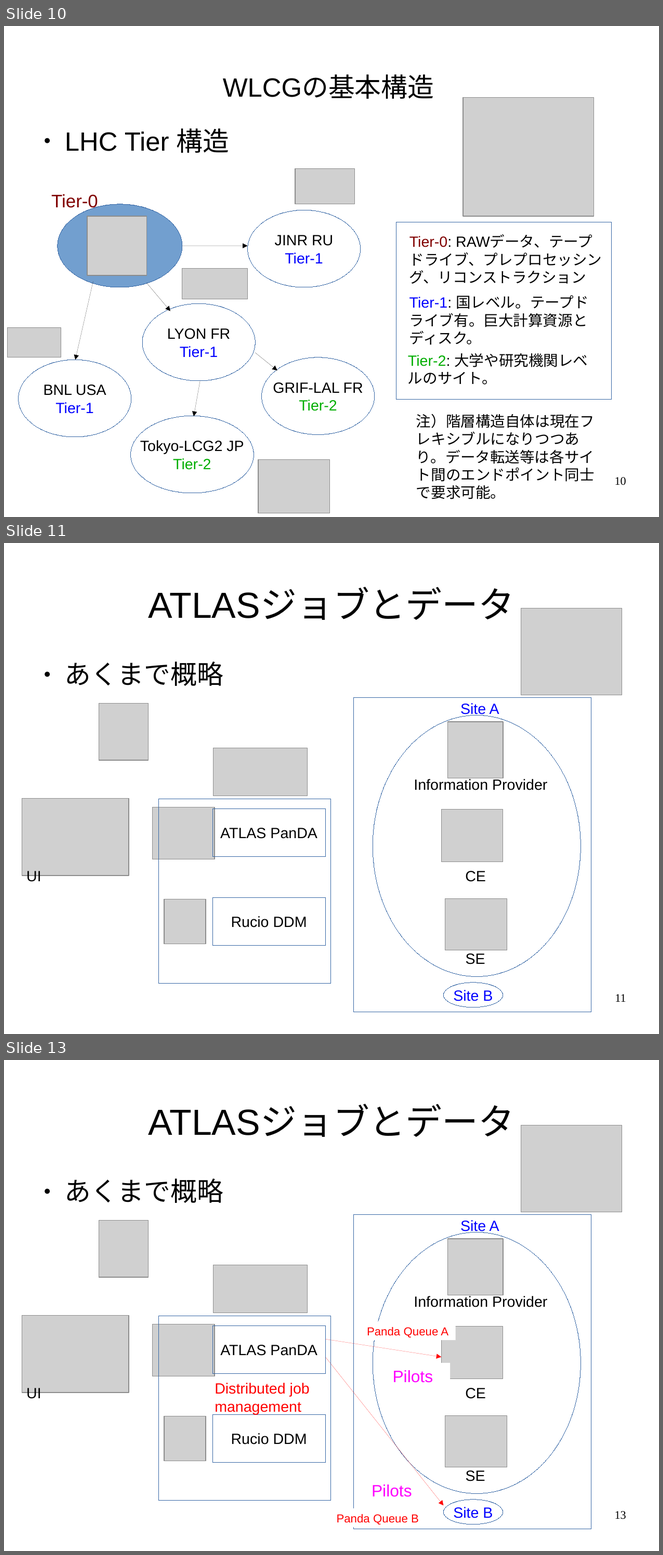
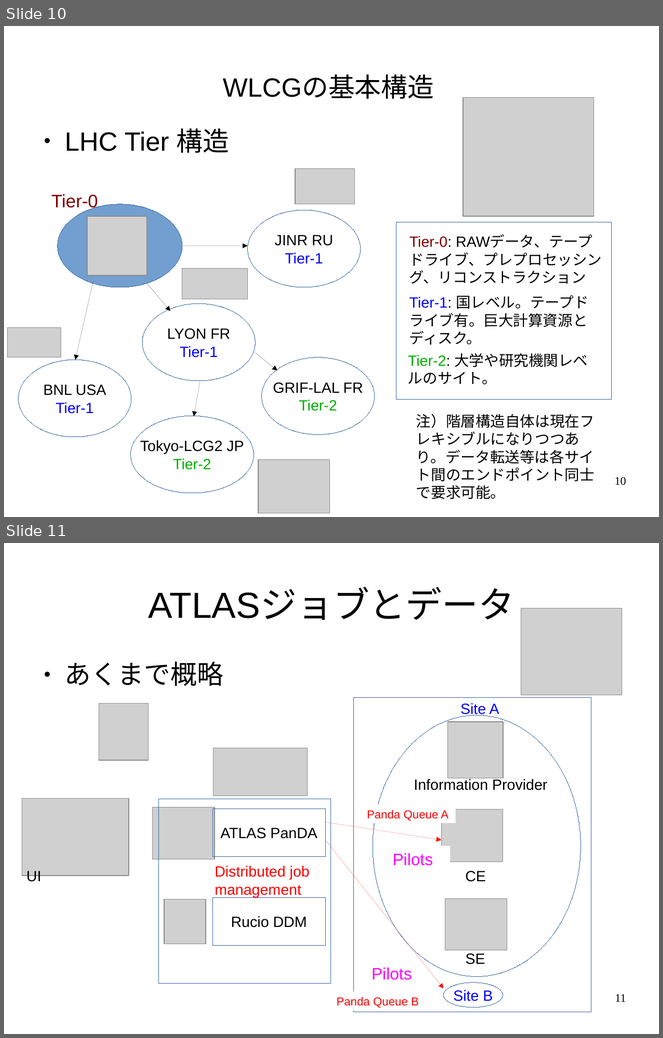
Before and after one commit to GenKawamura/2016-ATLAS-Japan-computing-tutorial, a slide deck: slides/odp/job_management.odp. Shown one above the other, each under a label of ours: slides 10, 11 and 13 before the commit, slides 10 and 11 after it; the slides between them are not shown. The pictures are 663x1555 and 663x1038 pixels, drawn with LibreOffice and Linux fonts; fonts in the diff are those of the drawing; grey boxes stand for pictures. Boxes give left, top, right and bottom in pixels: in the first picture for what was removed or moved away, otherwise in the second. Text is boxed around its words. In the diff, an @@ line names an element or a change of style, - is before the commit and + after.

```diff
--- a/slides/odp/job_management.odp
+++ b/slides/odp/job_management.odp
@@ slide 11 removed at box(4, 543, 659, 1034), background #FFFFFF @@
@@ title removed at box(148, 589, 515, 620) @@
-ATLASジョブとデータ
@@ picture removed at box(521, 609, 622, 695) @@
@@ text removed at box(65, 662, 223, 686) @@
-● あくまで概略
@@ rectangle removed at box(354, 697, 592, 1013) @@
@@ picture removed at box(99, 704, 148, 760) @@
@@ text removed at box(461, 703, 500, 717) @@
-Site A
@@ ellipse removed at box(373, 716, 581, 977) @@
@@ picture removed at box(448, 722, 503, 779) @@
@@ picture removed at box(213, 748, 308, 796) @@
@@ text removed at box(414, 779, 547, 791) @@
-Information Provider
@@ picture removed at box(22, 799, 129, 876) @@
@@ picture removed at box(152, 808, 215, 859) @@
@@ rectangle removed at box(158, 799, 331, 983) @@
@@ rectangle removed at box(213, 809, 326, 857) @@
-ATLAS PanDA
@@ picture removed at box(442, 810, 503, 862) @@
@@ text removed at box(26, 871, 41, 885) @@
-UI
@@ text removed at box(465, 871, 486, 882) @@
-CE
@@ picture removed at box(164, 900, 206, 945) @@
@@ rectangle removed at box(213, 898, 326, 945) @@
-Rucio DDM
@@ picture removed at box(445, 899, 507, 951) @@
@@ text removed at box(466, 954, 486, 965) @@
-SE
@@ ellipse removed at box(444, 983, 503, 1008) @@
-Site B
@@ page number removed at box(615, 994, 626, 1002) @@
-11
@@ what was slide 13 is now slide 11 @@
@@ page number at box(615, 994, 626, 1002): text changed @@
-13
+11
```
Also in this commit, not shown: 1 slide changed, 1 slide added, 2 other slides removed, 10 other files.
